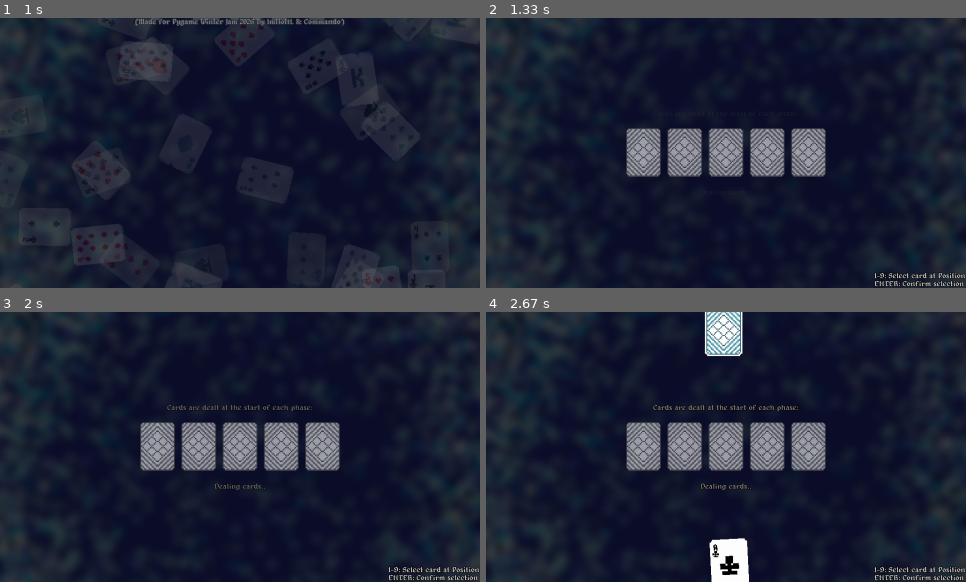
Above: before the commit, frames 1-4 (two rows, left to right).
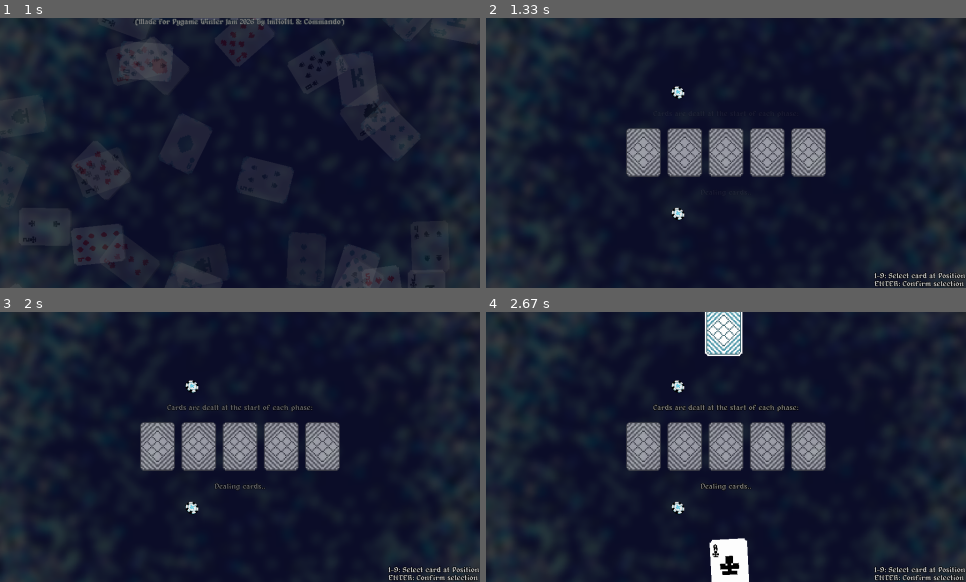
Above: after the commit, the same moments.

Repository: Lucas-Platt-Nott/pygame-winter-jam-2026
Game: pygame game, started from main.py
Two runs of this game, one before a commit and one after it. Both use one fixed random seed, a clock stepped at 60 frames per second and the inputs below.
Inputs (mouse positions are in pixels of both pictures, inside the frame that each line leads up to):
- Up to frame 1 (1 s): tap Enter at 0.33 s
- Up to frame 2 (1.33 s): move the mouse to (798, 58) at 1.2 s
- Up to frame 3 (2 s): tap Enter at 1.67 s
- Up to frame 4 (2.67 s): no input

Frame 1 is identical in both runs. In frame 2, 0.2% of the frame differs, in the area x 38-42%, y 25-75%; in frame 3, 0.2%; in frame 4, 0.2%.

Commit message:
Bug fixes

Diff:
--- a/assets.py
+++ b/assets.py
@@ -110,6 +110,7 @@
 borderless.set_alpha(150)
 
 Images.register_image(borderless, "borderless_card")
+Images.register_image(pygame.image.load("assets/images/chip.png").convert_alpha(), "chip")
 
 # Load card images
 for file_path in os.listdir("assets/images/cards"):
--- a/core/application.py
+++ b/core/application.py
@@ -69,7 +69,7 @@
                 self.scene_manager.handle_event(event)
 
     def update(self, delta_time: float) -> None:
-        pygame.display.set_caption(f"{self.clock.get_fps()}")
+        # pygame.display.set_caption(f"{self.clock.get_fps()}")
         self.scene_manager.update(delta_time)
 
     def draw(self) -> None:
--- a/main.py
+++ b/main.py
@@ -25,11 +25,14 @@
         self.angle_step = 0.1
         self.time_elapsed = 0
 
+        pygame.display.set_icon(Images.get_image("chip"))
+
     def add_scene(self, scene_type: type, scene_key: str) -> None:
         scene = scene_type(self.scene_manager, self.player)
         self.scene_manager.register_scene(scene, scene_key)
 
     def update(self, delta_time):
+        pygame.display.set_caption(f"Frozen Funds - FPS : {int(self.clock.get_fps())}")
         self.time_elapsed += delta_time
 
         if self.time_elapsed >= self.rotate_interval:
--- a/systems/card.py
+++ b/systems/card.py
@@ -78,7 +78,7 @@
                 color = (255, 0, 80)
 
             else:
-                color = (10, 10, 10)
+                color = (80, 80, 80)
 
             outline_surf = pygame.Surface(
                 (surf.get_width() + thickness * 2, surf.get_height() + thickness * 2),
--- a/systems/poker_renderer.py
+++ b/systems/poker_renderer.py
@@ -1,7 +1,7 @@
 import pygame
 import math
 from config import *
-from assets import Images
+from assets import Images, render_outlined, alagard_small
 from systems import PokerSystem, PhaseState, RoundState
 
 class PokerRenderer:
@@ -11,6 +11,14 @@
         self.bot_prompt = pygame.Surface((0, 0))
         self.alpha = 0
         self.time_elapsed = 0
+        self.chip_image = Images.get_image("chip")
+
+        self.player_balance = pygame.Surface((0, 0))
+        self.opponent_balance = pygame.Surface((0, 0))
+
+    def update_balance_text(self, system: PokerSystem) -> None:
+        self.player_balance = render_outlined(alagard_small, f"Chips: {system.player.chips}", (255, 255, 255), (0, 0, 0), 1)
+        self.opponent_balance = render_outlined(alagard_small, f"Chips: {system.opponent.chips}", (255, 255, 255), (0, 0, 0), 1)
 
     def update(self, delta_time: float, system: PokerSystem) -> None:
         phase = system.state["phase"]
@@ -35,12 +43,7 @@
         elif self.current_phase in [PhaseState.DISCARD, PhaseState.FREEZE]:
             self.bot_prompt = Images.get_image(f"{phase_name}_bot")
 
-            num_cards = system.player.hand.num_cards
-            for card in system.player.hand.get_selected_cards():
-                if card.type == "default":
-                    num_cards -= 1
-
-            if num_cards <= 2 and self.current_phase == PhaseState.DISCARD or len(system.player.hand.get_selected_cards()) > 0 and self.current_phase == PhaseState.FREEZE:
+            if len(system.player.hand.get_selected_cards()) == system.to_discard and self.current_phase == PhaseState.DISCARD or len(system.player.hand.get_selected_cards()) > 0 and self.current_phase == PhaseState.FREEZE:
                 self.time_elapsed += delta_time
                 h = (455 / 2) + (55 / 2) * math.cos(20 * self.time_elapsed)
                 self.bot_prompt.fill((h, h, h), special_flags=pygame.BLEND_RGB_MULT)
@@ -63,6 +66,14 @@
 
         surface.blit(self.bot_prompt, botrect)
 
+        # Player balance
+        surface.blit(self.chip_image, (SCREEN_SIZE[0] * 0.4 - self.chip_image.height // 2, SCREEN_SIZE[1] * 0.25))
+        surface.blit(self.player_balance, (SCREEN_SIZE[0] * 0.4 - self.chip_image.height // 2, SCREEN_SIZE[1] * 0.25))
+
+        # Opponent balance
+        surface.blit(self.chip_image, (SCREEN_SIZE[0] * 0.4 - self.chip_image.width // 2, SCREEN_SIZE[1] * 0.7))
+        surface.blit(self.opponent_balance, (SCREEN_SIZE[0] * 0.4 - self.chip_image.width // 2, SCREEN_SIZE[1] * 0.7))
+
         player_hand.draw(surface)
         other_hand.draw(surface)
         system.community_cards.draw(surface)
Binary file added: assets/images/chip.png
